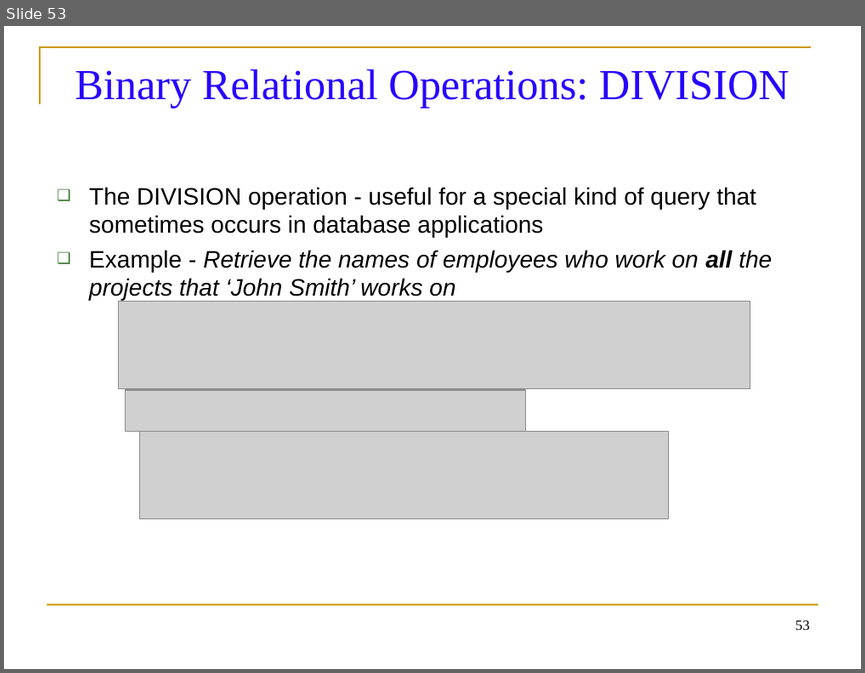
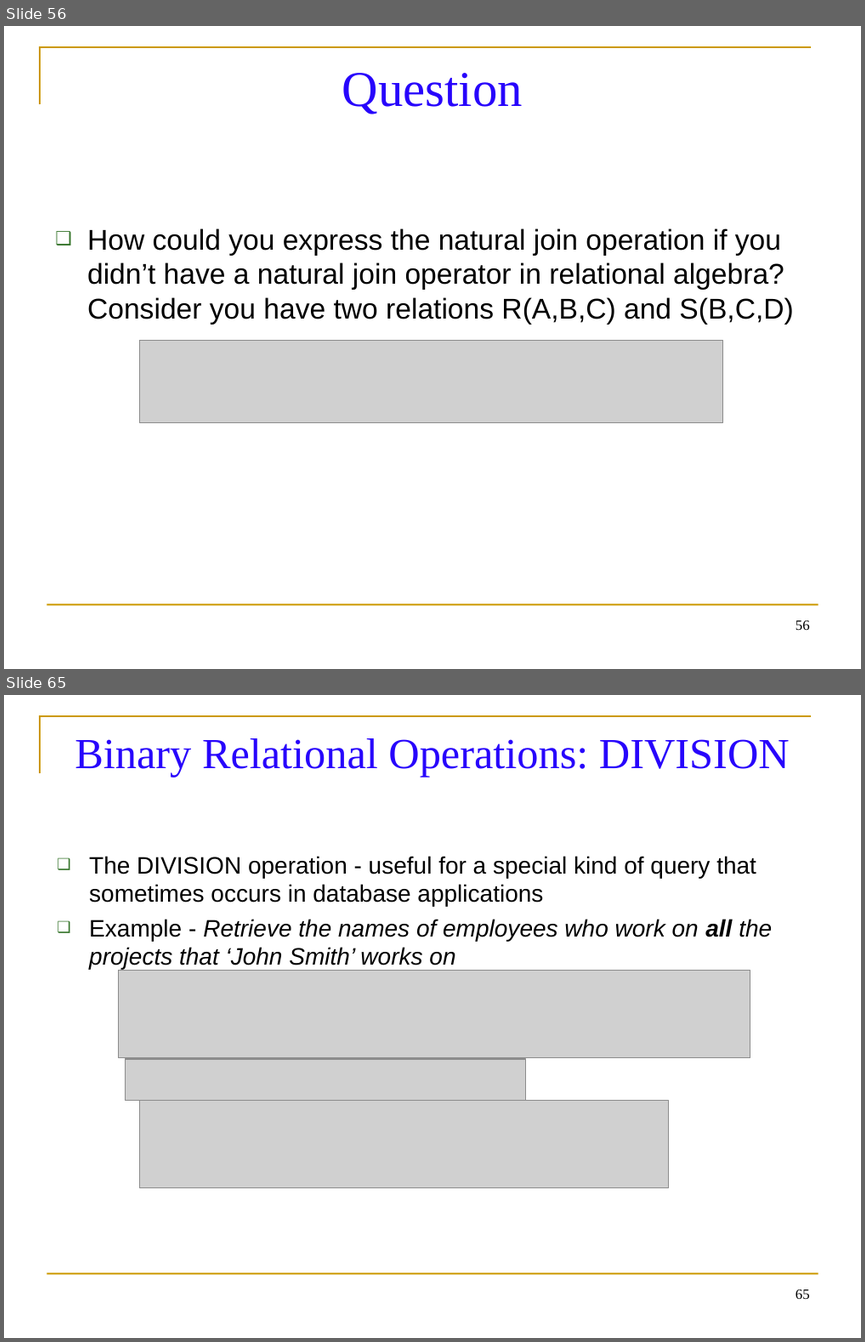
Before and after one commit to balachander712/Lab-Main, a slide deck: Sem3/Materials/Database Management System/Relational Algebra Operations.ppt. Shown one above the other, each under a label of ours: slide 53 before the commit, slides 56 and 65 after it; the slides between them are not shown. The pictures are 865x673 and 865x1342 pixels, drawn with LibreOffice and Linux fonts; fonts in the diff are those of the drawing; grey boxes stand for pictures. Boxes give left, top, right and bottom in pixels: in the first picture for what was removed or moved away, otherwise in the second. Text is boxed around its words. In the diff, an @@ line names an element or a change of style, - is before the commit and + after.

```diff
--- a/Sem3/Materials/Database Management System/Relational Algebra Operations.ppt
+++ b/Sem3/Materials/Database Management System/Relational Algebra Operations.ppt
@@ slide 56 added at (4, 26, 861, 669), background #FFFFFF; not listed: 2 template elements that a slide beside it also shows @@
@@ title added at (342, 73, 522, 114), 42 pt, text #2704FC @@
+Question
@@ text added at (87, 228, 793, 324), 24 pt, text #000000 @@
+❑ How could you express the natural join operation if you didn’t have a natural join operator in relational algebra? Consider you have two relations R(A,B,C) and S(B,C,D)
@@ picture added at (139, 340, 722, 423) @@
@@ page number added at (795, 620, 810, 630), 12 pt, text #000000 @@
+56
@@ what was slide 53 is now slide 65 @@
@@ page number at (795, 1289, 810, 1299): text changed @@
-53
+65
```
Also in this commit, not shown: 10 slides changed, 35 other slides added, 24 other files.
